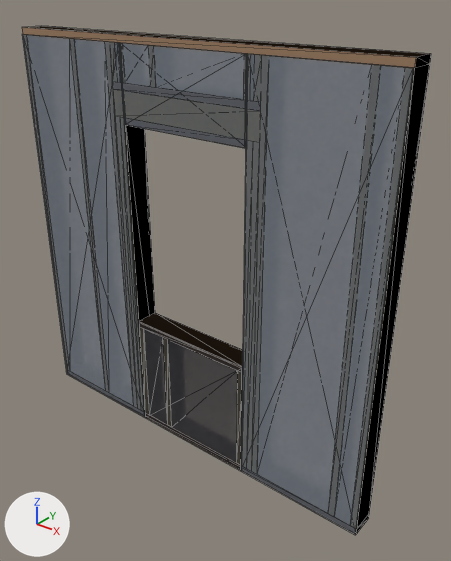
A saved change to the glTF model panels/EX9_FF.glb.
Both versions are drawn from a 50 mm lens placed at (2.16, -2.38, 1.46), pointed at (0.18, 0.1, -0.07). The lights are fixed; the arrows at lower left show +X, +Y and +Z. The picture after the commit comes second. Mesh edges are drawn as thin lines. Vertices at exactly the same position are counted once.

The older version as bpy lines, for what is in view:
```python
me_ex9_ff = bpy.data.meshes.new('EX9 FF')
me_ex9_ff.from_pydata(...)  # 312 vertices, 468 faces, 468 loose edges; spans x -1.2..1.2, y -0.07..0.07, z -1.2..1.2
me_ex9_ff.materials.append(mat_bottom_rail)  # brown #a28165
me_ex9_ff.materials.append(mat_top_rail)  # brown #a28165
me_ex9_ff.materials.append(mat_sill_rail)  # brown #a28165
me_ex9_ff.materials.append(mat_head_rail)  # brown #a28165
me_ex9_ff.materials.append(mat_lintel_ply)  # yellow #edd076
me_ex9_ff.materials.append(mat_lintel_packer)  # pink #e57676
me_ex9_ff.materials.append(mat_lintel_head)  # brown #a28165
me_ex9_ff.materials.append(mat_right_end_stud)  # beige #f6e5bc
me_ex9_ff.materials.append(mat_cripple_stud)  # beige #f6e5bc
me_ex9_ff.materials.append(mat_full_height_stud_at_opening)  # beige #f6e5bc
me_ex9_ff.materials.append(mat_left_end_stud)  # beige #f6e5bc
me_ex9_ff.materials.append(mat_sill_support_stud)  # beige #f6e5bc
me_ex9_ff.materials.append(mat_lintel_head_support_stud)  # beige #f6e5bc
me_ex9_ff.materials.append(mat_osb_support_stud)  # beige #f6e5bc
me_ex9_ff.materials.append(mat_common_stud)  # beige #f6e5bc
me_ex9_ff.materials.append(mat_common_stud_above_lintel)  # beige #f6e5bc
me_ex9_ff.materials.append(mat_common_stud_below_sill)  # beige #f6e5bc
me_ex9_ff.materials.append(mat_insulation)  # white #fceaea
me_ex9_ff.materials.append(mat_osb_external)  # grey #a2adbc
ob_ex9_ff = bpy.data.objects.new('EX9 FF', me_ex9_ff)
ob_ex9_ff.location = (0.0, 0.0, 0.0)
```
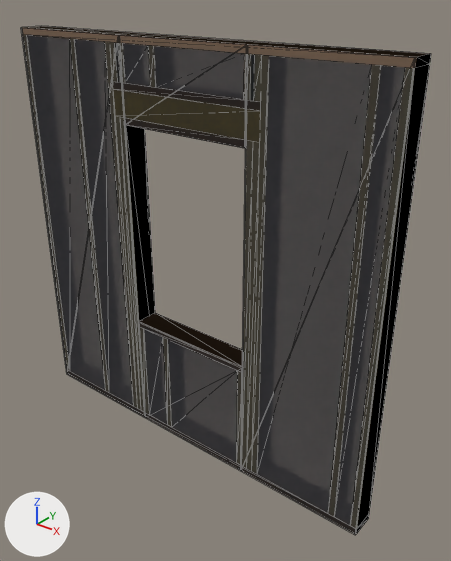
Changed parts and their boxes [x1, y1, x2, y2] in the pictures (451 x 561 px; the box of a moved part takes in the faces that stretch with it):
'EX9 FF', reshaped: before [22, 26, 431, 535]; after [21, 26, 431, 535]
part 1 of me_ex9_ff, moved or reshaped: before [22, 35, 414, 535]; after [21, 28, 416, 535]

The edits, one by one:
me_ex9_ff has 312 vertices, 468 faces, 468 loose edges and spans x -1.2..1.2, y -0.07..0.07, z -1.2..1.2.
me_ex9_ff is used by ob_ex9_ff; location (0.0, 0.0, 0.0).
Part 1, on me_ex9_ff:
Vertex 281 of me_ex9_ff moves from (-1.2, -0.07, -1.2) at pixel (66, 374) to (-0.38, -0.07, -1.2) at pixel (145, 416).
Vertex 282 of me_ex9_ff moves from (-0.38, -0.07, -1.2) at pixel (144, 417) to (-0.38, -0.07, 1.2) at pixel (119, 34).
Vertex 283 of me_ex9_ff moves from (-0.38, -0.07, -1.2) at pixel (145, 416) to (-1.2, -0.07, 1.2) at pixel (22, 27).
Vertex 284 of me_ex9_ff moves from (-0.38, -0.07, 1.16) at pixel (118, 42) to (-1.2, -0.07, -1.2) at pixel (66, 374).
Vertex 285 of me_ex9_ff moves from (-0.38, -0.07, 1.16) at pixel (119, 42) to (-1.2, -0.07, 1.2) at pixel (20, 27).
Vertex 286 of me_ex9_ff moves from (-1.2, -0.07, 1.16) at pixel (21, 34) to (-0.38, -0.07, 1.2) at pixel (118, 35).
Vertex 287 of me_ex9_ff moves from (-1.2, -0.07, 1.16) at pixel (22, 34) to (-0.38, -0.07, -1.2) at pixel (144, 417).
Vertex 289 of me_ex9_ff moves from (0.44, -0.07, -1.2) at pixel (240, 471) to (1.2, -0.07, -1.2) at pixel (356, 534).
Vertex 290 of me_ex9_ff moves from (1.2, -0.07, -1.2) at pixel (355, 535) to (1.2, -0.07, 1.2) at pixel (415, 57).
Vertex 291 of me_ex9_ff moves from (1.2, -0.07, -1.2) at pixel (356, 534) to (0.44, -0.07, 1.2) at pixel (248, 44).
Vertex 292 of me_ex9_ff moves from (1.2, -0.07, 1.16) at pixel (413, 68) to (0.44, -0.07, -1.2) at pixel (240, 471).
Vertex 293 of me_ex9_ff moves from (1.2, -0.07, 1.16) at pixel (414, 67) to (0.44, -0.07, 1.2) at pixel (246, 44).
Vertex 294 of me_ex9_ff moves from (0.44, -0.07, 1.16) at pixel (246, 53) to (1.2, -0.07, 1.2) at pixel (414, 57).
Vertex 295 of me_ex9_ff moves from (0.44, -0.07, 1.16) at pixel (247, 53) to (1.2, -0.07, -1.2) at pixel (355, 535).
Vertex 297 of me_ex9_ff moves from (-0.37, -0.07, 0.75) at pixel (124, 124) to (0.43, -0.07, 0.75).
Vertex 298 of me_ex9_ff moves from (0.43, -0.07, 0.75) at pixel (244, 148) to (0.43, -0.07, 1.2) at pixel (247, 44).
Vertex 299 of me_ex9_ff moves from (0.43, -0.07, 0.75) to (-0.37, -0.07, 1.2) at pixel (119, 34).
Vertex 300 of me_ex9_ff moves from (0.43, -0.07, 1.16) at pixel (246, 53) to (-0.37, -0.07, 0.75) at pixel (124, 124).
Vertex 301 of me_ex9_ff moves from (0.43, -0.07, 1.16) at pixel (247, 53) to (-0.37, -0.07, 1.2) at pixel (118, 35).
Vertex 302 of me_ex9_ff moves from (-0.37, -0.07, 1.16) at pixel (118, 42) to (0.43, -0.07, 1.2) at pixel (246, 44).
Vertex 303 of me_ex9_ff moves from (-0.37, -0.07, 1.16) at pixel (120, 42) to (0.43, -0.07, 0.75) at pixel (244, 148).
